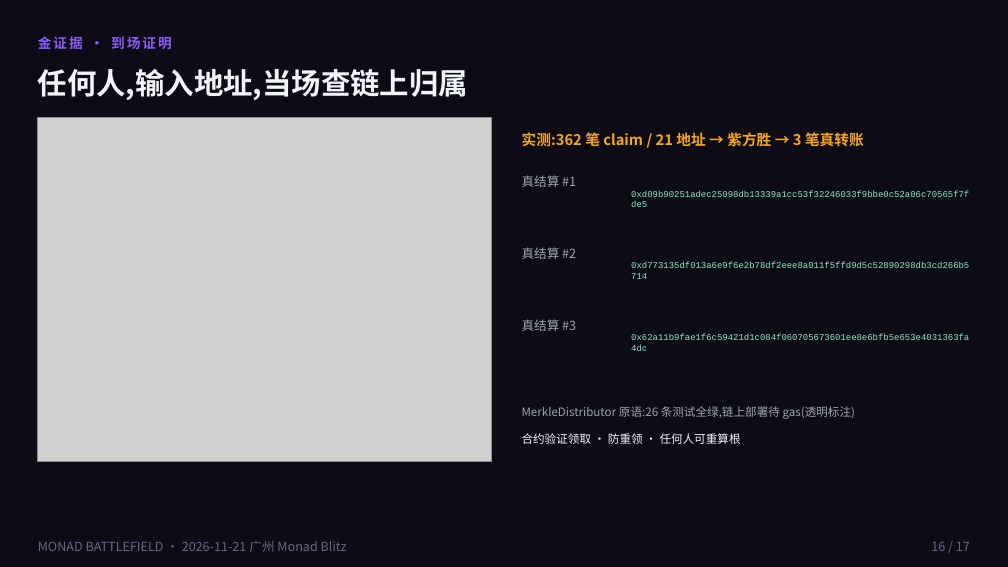
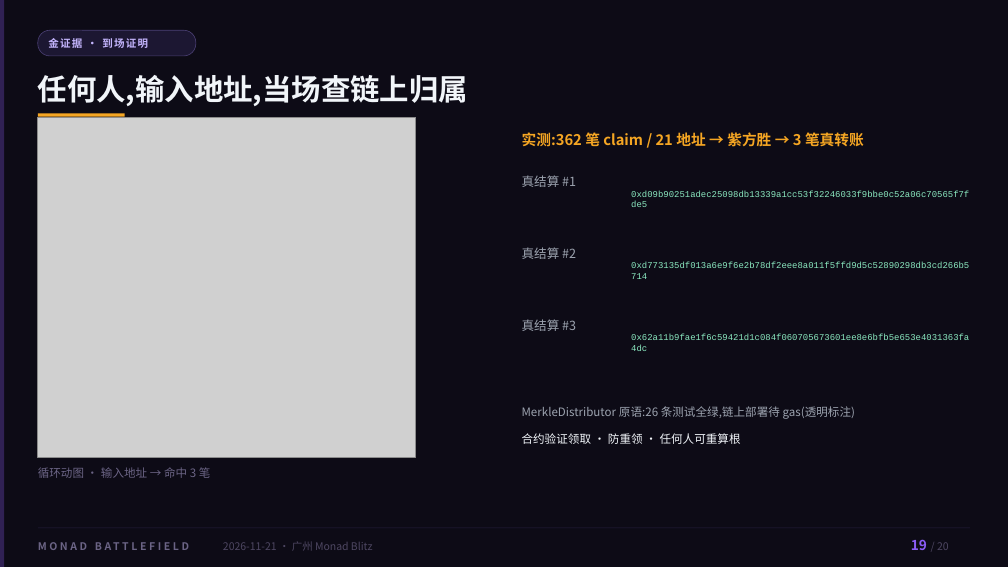
Before and after one commit to NaIWaniubi/monad-battlefield, a slide deck: slide 19 of deck/monad-battlefield.pptx (slide 16 before the commit). Drawn at 1008x567 pixels with LibreOffice and Linux fonts; fonts in the diff are those of the drawing; grey boxes stand for pictures. Boxes give left, top, right and bottom in pixels: in the first picture for what was removed or moved away, otherwise in the second. Text is boxed around its words. In the diff, an @@ line names an element or a change of style, - is before the commit and + after.

Commit message:
sync final: 落格 Alight deck (18→20 slides, GIF demos, Monad slide), crowd/demo build, loop GIFs

```diff
--- a/deck/monad-battlefield.pptx
+++ b/deck/monad-battlefield.pptx
@@ rectangle added at [0, 0, 5, 567], fill #8B5CF6 at 28% opacity @@
@@ rounded rectangle added at [38, 30, 196, 56], fill #1F1936 at 88% opacity, outline #4A3F73 0.6 pt @@
@@ text "金证据 · 到场证明": place and size @@
-text "金证据 · 到场证明" at [38, 36, 172, 49]
+text "金证据 · 到场证明" at [48, 36, 149, 50]
@@ text "金证据 · 到场证明" at [48, 36, 149, 50]: size 13 to 10 pt, text colour #8B5CF6 to #C4B5FD, letter spacing 2 to 1.2 pt @@
@@ text "任何人,输入地址,当场查链上归属": place and size @@
-text "任何人,输入地址,当场查链上归属" at [38, 69, 468, 100]
+text "任何人,输入地址,当场查链上归属" at [38, 75, 468, 106]
@@ picture: place and size @@
-picture at [38, 117, 492, 462]
+picture at [38, 117, 416, 457]
@@ rectangle added at [38, 113, 125, 116], fill #F5A623 @@
@@ text added at [38, 467, 211, 478], 11 pt, text #6B6485 @@
+循环动图 · 输入地址 → 命中 3 笔
@@ rectangle added at [38, 528, 970, 529], fill #322A52 at 75% opacity @@
@@ text added at [38, 535, 219, 557], 10 pt, text #6B6485, bold @@
+MONAD BATTLEFIELD
@@ text added at [911, 539, 927, 550], 13 pt, text #8B5CF6, bold @@
+19
@@ text at [223, 542, 373, 550]: text changed; size 12 to 10 pt; text colour #6B6485 to #4E4762 @@
-MONAD BATTLEFIELD · 2026-11-21 广州 Monad Blitz
+2026-11-21 · 广州 Monad Blitz
@@ text removed at [931, 542, 970, 551] @@
-16 / 17
@@ text added at [937, 542, 949, 550], 10 pt, text #4E4762 @@
+/ 20
```
Also in this commit, not shown: 15 other slides changed, 4 slides added, 1 slide removed, 4 other files.
